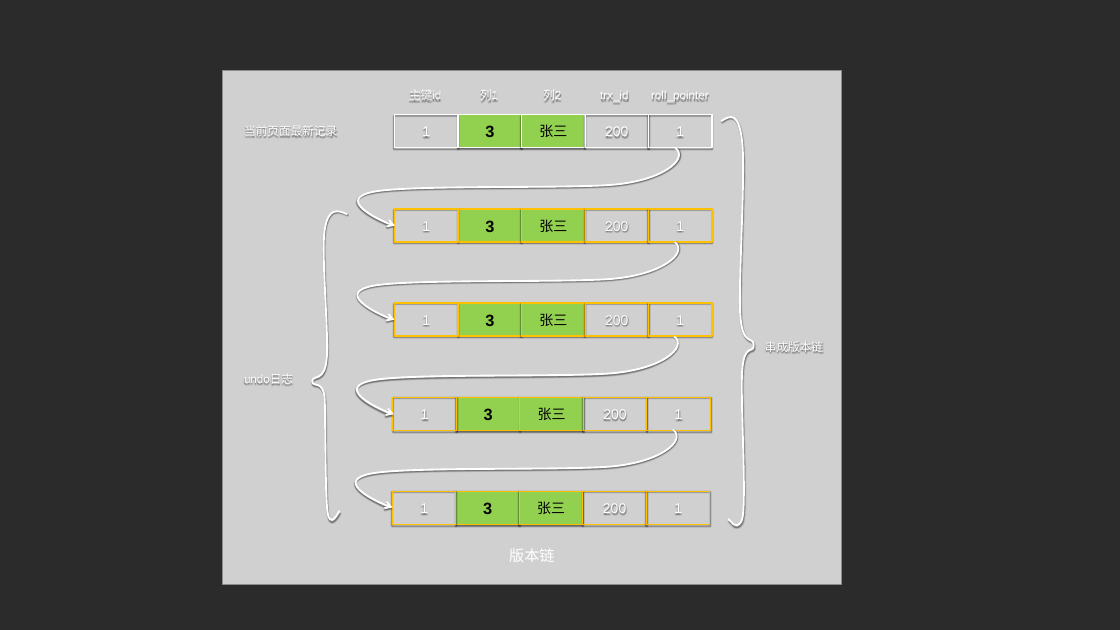
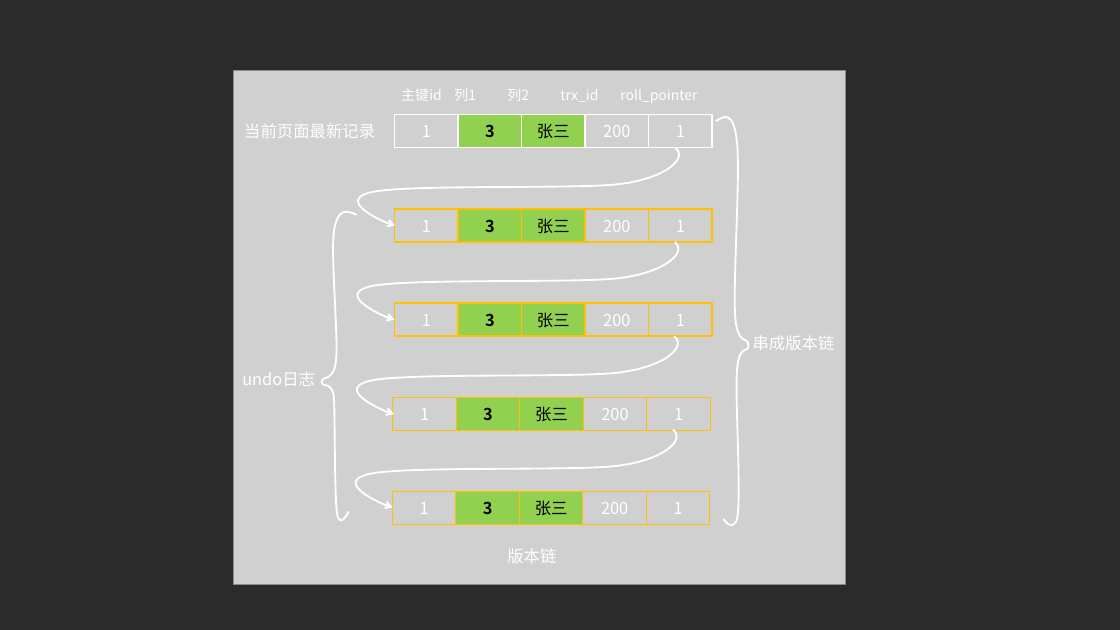
Before and after one commit to caison/java-knowledge-mind-map, a slide deck: slide 3 of 数据库/MySQL事务/配图.pptx. Drawn at 1120x630 pixels with LibreOffice and Linux fonts; fonts in the diff are those of the drawing; grey boxes stand for pictures; background and template pictures are left out; a plain dark background stands for a picture behind light text. Boxes give left, top, right and bottom in pixels: in the first picture for what was removed or moved away, otherwise in the second. Text is boxed around its words. In the diff, an @@ line names an element or a change of style, - is before the commit and + after.

```diff
--- a/数据库/MySQL事务/配图.pptx
+++ b/数据库/MySQL事务/配图.pptx
@@ picture: place and size @@
-picture at <box>223,71,841,585</box>
+picture at <box>234,71,845,585</box>
@@ text "主键id 列1 列2 trx_id roll_pointer" at <box>401,89,697,103</box>: size 10 to 12 pt, font Arial to Noto Sans CJK SC @@
@@ freeform shape: place and size @@
-freeform shape at <box>721,117,754,525</box>
+freeform shape at <box>716,117,749,525</box>
@@ shadow off in 6 elements at <box>360,148,680,226</box>, <box>360,242,679,320</box>, <box>359,336,678,414</box>, <box>358,429,677,507</box>, <box>716,117,749,525</box>, <box>322,212,357,520</box> @@
@@ freeform shape: place and size @@
-freeform shape at <box>313,211,348,519</box>
+freeform shape at <box>322,212,357,520</box>
@@ size 10 to 14 pt, font Arial to Noto Sans CJK SC in 3 elements at <box>244,124,375,138</box>, <box>242,372,315,386</box>, <box>753,336,835,350</box> @@
@@ text "串成版本链": place and size @@
-text "串成版本链" at <box>765,342,823,353</box>
+text "串成版本链" at <box>753,336,835,350</box>
@@ font Arial to Noto Sans CJK SC; shadow off in 5 elements at <box>458,115,522,148</box>, <box>458,209,522,242</box>, <box>458,303,522,336</box>, <box>456,397,520,430</box>, <box>456,492,520,524</box> @@
@@ size 12 to 14 pt, font Arial to Noto Sans CJK SC; shadow off in 20 elements at <box>522,115,586,148</box>, <box>395,115,459,148</box>, <box>586,115,649,148</box>, <box>649,115,712,148</box>, <box>522,209,586,242</box>, <box>395,209,459,242</box>, <box>586,209,649,242</box>, <box>649,209,712,242</box>, <box>522,303,586,336</box>, <box>395,303,459,336</box>, <box>586,303,649,336</box>, <box>649,303,712,336</box>, <box>520,397,584,430</box>, <box>393,397,457,430</box>, <box>583,397,647,430</box>, <box>647,397,711,430</box>, <box>519,492,583,524</box>, <box>392,492,456,524</box>, <box>583,492,647,524</box>, <box>647,492,711,524</box> @@
@@ text "版本链" at <box>507,549,556,563</box>: size 13 to 14 pt, font Arial to Noto Sans CJK SC @@
```
Also in this commit, not shown: 1 other slide changed, 2 other files.
